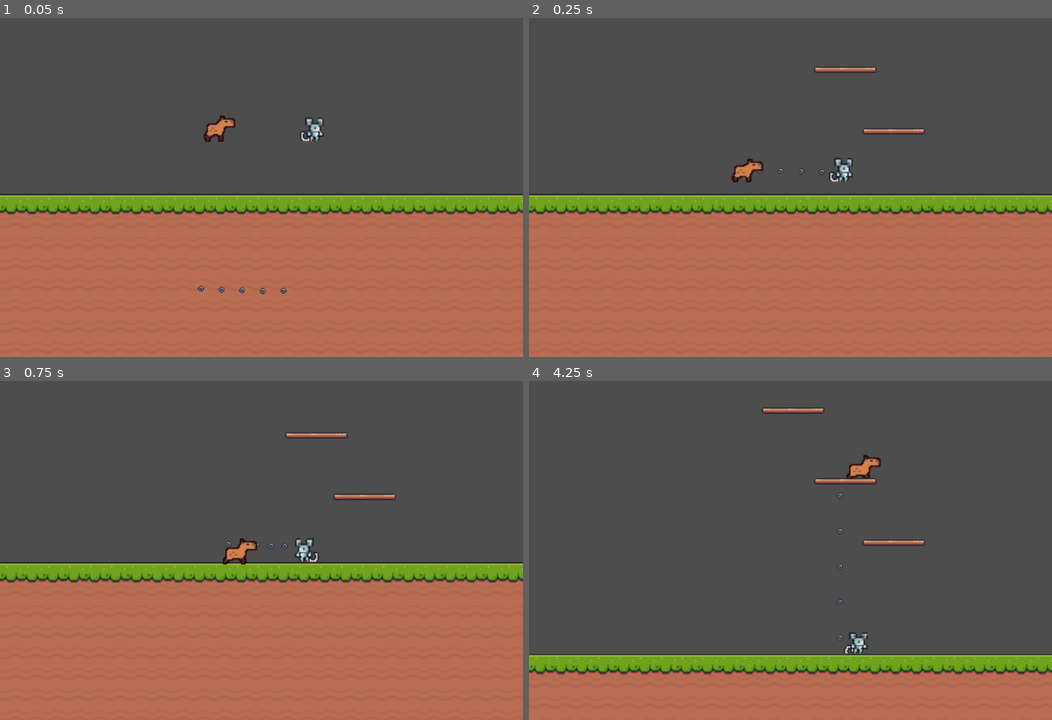
Above: before the commit, frames 1-4 (two rows, left to right).
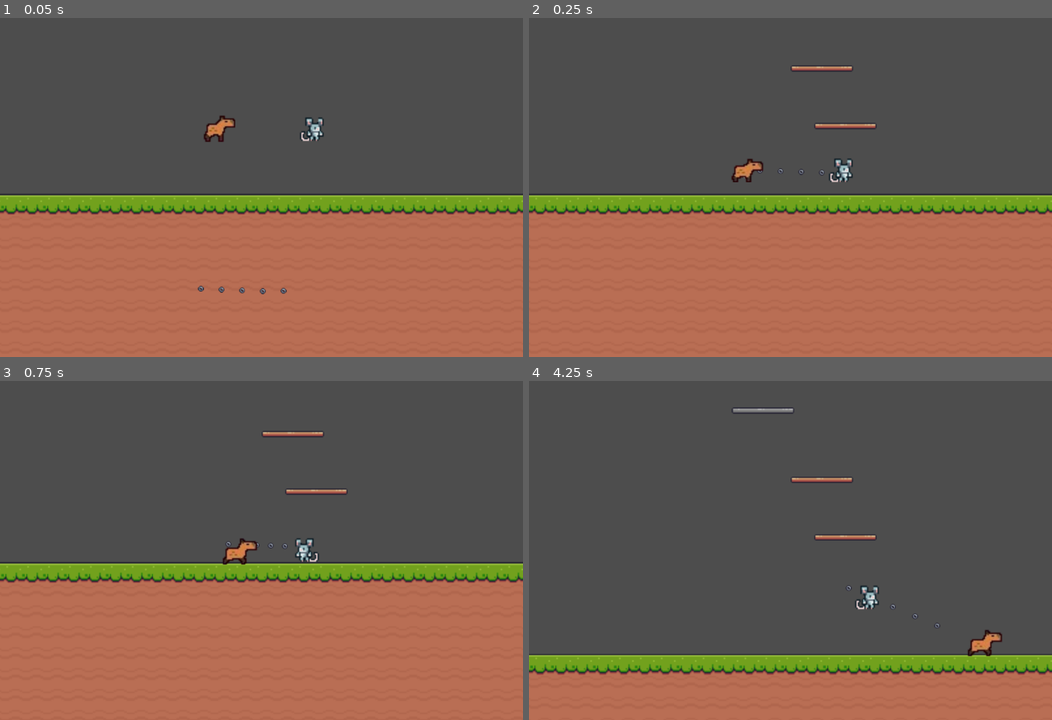
Above: after the commit, the same moments.

Repository: MarinVLT/jump-together
Game: Godot game, scene res://scenes/main.tscn
Same seed, same stepped clock (60 frames per second), same inputs: the game is played once before the commit and once after it. The project has no main scene, so this scene is started directly.
Inputs:
- Up to frame 1 (0.05 s): no input
- Up to frame 2 (0.25 s): no input
- Up to frame 3 (0.75 s): tap Enter at 0.5 s; hold Right (ui_right) from 0.53 s (still down); tap A (a) at 0.6 s
- Up to frame 4 (4.25 s): tap Up (ui_up) at 0.77, 1.52, 3.02, 3.77 s; tap D (d) at 0.8, 1.35, 3.05, 3.6 s; tap W (w) at 1.55, 2.1, 3.8 s; release Right (ui_right) at 2.03 s; hold Left (ui_left) 2.03-2.78 s; tap A (a) at 2.3, 2.85 s; hold Right (ui_right) from 2.78 s (still down)

Frame 1 is identical in both runs. In frame 2, 0.8% of the frame differs, in the area x 47-76%, y 13-49%; in frame 3, 0.7%; in frame 4, 2.0%, in the area x 38-91%, y 7-82%.

Commit message:
plataformas quebraveis

Diff:
--- /dev/null
+++ b/actors/BreakablePlatform.tscn
@@ -0,0 +1,78 @@
+[gd_scene load_steps=11 format=3 uid="uid://b24635s87npv2"]
+
+[ext_resource type="Texture2D" uid="uid://dud73t6bfl17" path="res://assets/break_plataform/sprite_brakplataform0.png" id="1_5021m"]
+[ext_resource type="Script" path="res://scripts/BreakablePlatform.gd" id="1_ff145"]
+
+[sub_resource type="AtlasTexture" id="AtlasTexture_h273u"]
+atlas = ExtResource("1_5021m")
+region = Rect2(32, 81, 48, 5)
+
+[sub_resource type="AtlasTexture" id="AtlasTexture_ncypm"]
+atlas = ExtResource("1_5021m")
+region = Rect2(95, 81, 48, 5)
+
+[sub_resource type="AtlasTexture" id="AtlasTexture_vqnwu"]
+atlas = ExtResource("1_5021m")
+region = Rect2(157, 81, 48, 5)
+
+[sub_resource type="AtlasTexture" id="AtlasTexture_0upw8"]
+atlas = ExtResource("1_5021m")
+region = Rect2(216, 81, 48, 5)
+
+[sub_resource type="AtlasTexture" id="AtlasTexture_5tn0y"]
+atlas = ExtResource("1_5021m")
+region = Rect2(32, 81, 48, 5)
+
+[sub_resource type="SpriteFrames" id="SpriteFrames_7ja7e"]
+animations = [{
+"frames": [{
+"duration": 1.0,
+"texture": SubResource("AtlasTexture_h273u")
+}, {
+"duration": 1.0,
+"texture": SubResource("AtlasTexture_ncypm")
+}, {
+"duration": 1.0,
+"texture": SubResource("AtlasTexture_vqnwu")
+}, {
+"duration": 1.0,
+"texture": SubResource("AtlasTexture_0upw8")
+}],
+"loop": true,
+"name": &"break",
+"speed": 1.5
+}, {
+"frames": [{
+"duration": 1.0,
+"texture": SubResource("AtlasTexture_5tn0y")
+}],
+"loop": true,
+"name": &"default",
+"speed": 5.0
+}]
+
+[sub_resource type="RectangleShape2D" id="RectangleShape2D_ij3mi"]
+size = Vector2(46, 4)
+
+[sub_resource type="RectangleShape2D" id="RectangleShape2D_fxbhu"]
+size = Vector2(46, 10)
+
+[node name="BreakablePlatform" type="StaticBody2D"]
+script = ExtResource("1_ff145")
+
+[node name="AnimatedSprite2D" type="AnimatedSprite2D" parent="."]
+sprite_frames = SubResource("SpriteFrames_7ja7e")
+animation = &"break"
+frame_progress = 0.173902
+
+[node name="CollisionShape2D" type="CollisionShape2D" parent="."]
+shape = SubResource("RectangleShape2D_ij3mi")
+
+[node name="Area2D" type="Area2D" parent="."]
+
+[node name="CollisionShape2D" type="CollisionShape2D" parent="Area2D"]
+position = Vector2(0, -3)
+shape = SubResource("RectangleShape2D_fxbhu")
+debug_color = Color(0.884847, 0.000309962, 0.809423, 0.42)
+
+[connection signal="body_entered" from="Area2D" to="." method="_on_area_2d_body_entered"]
--- a/scenes/main.tscn
+++ b/scenes/main.tscn
@@ -946,10 +946,10 @@
 y_sort_enabled = true
 position = Vector2(387, 1)
 
-[node name="Player1" parent="YSort" instance=ExtResource("2_j6gnq")]
+[node name="Player1" parent="YSort" groups=["players"] instance=ExtResource("2_j6gnq")]
 position = Vector2(339, 153)
 
-[node name="Player2" parent="YSort" instance=ExtResource("3_mwyte")]
+[node name="Player2" parent="YSort" groups=["players"] instance=ExtResource("3_mwyte")]
 position = Vector2(418, 155)
 
 [node name="PinJoint2D" type="PinJoint2D" parent="YSort"]
--- /dev/null
+++ b/scripts/BreakablePlatform.gd
@@ -0,0 +1,25 @@
+extends StaticBody2D
+
+# Variáveis para a plataforma quebrável
+@export var breakable = true
+@export var break_animation_duration = 2
+@onready var sprite := $AnimatedSprite2D # Ou AnimatedSprite, conforme o caso
+@onready var area2d := $Area2D
+
+func _ready():
+	area2d.body_entered.connect(_on_area_2d_body_entered)
+
+func _on_area_2d_body_entered(body):
+	if breakable and body.is_in_group("players"):
+		print("player entrou")  # Verifica se o corpo que colidiu é o jogador
+		break_platform()
+
+func break_platform() -> void:
+	print("quebrando plataforma")
+	# Executa animação ou efeito de quebra
+	if sprite:
+		sprite.play("break")  # Supondo que você tenha uma animação chamada "break"
+
+	# Remove a plataforma após o efeito de quebra
+	await get_tree().create_timer(break_animation_duration).timeout
+	queue_free()  # Remove a plataforma da cena
--- a/scripts/RepeticaoParedes.gd
+++ b/scripts/RepeticaoParedes.gd
@@ -32,7 +32,8 @@
 			# Atualiza a posição do TileMap
 			position.y = -offset_y
 	else:
-		print("YSort node is null during _process")
+		pass
+		#print("YSort node is null during _process")
 
 func wait_until_ysort_ready() -> void:
 	while not ysort or ysort.position == Vector2.ZERO:
--- a/scripts/main.gd
+++ b/scripts/main.gd
@@ -1,6 +1,10 @@
 extends Control
 
 const PLATFORM_PATH = "res://actors/Plataform.tscn"
+const BREAKABLE_PLATFORM_PATH = "res://actors/BreakablePlatform.tscn"
+const PLATFORM_CHANCE = 0.2  # 20% de chance de gerar uma plataforma quebrável
+
+
 const SCREEN_WIDTH = 648
 const SCREEN_HEIGHT = 1000
 var scroll_speed = 10.0
@@ -56,12 +60,18 @@
 				moving = true
 
 func _on_timer_timeout():
-	print("Timer timeout occurred.")
+	#print("Timer timeout occurred.")
 	_generate_platform()
 
 func _generate_platform():
-	if PLATFORM_PATH and ResourceLoader.exists(PLATFORM_PATH):
-		var platform = load(PLATFORM_PATH).instantiate()
+	var platform_scene_path = PLATFORM_PATH
+
+	# Define aleatoriamente se a plataforma será quebrável com base na chance
+	if randf() < PLATFORM_CHANCE:
+		platform_scene_path = BREAKABLE_PLATFORM_PATH
+
+	if ResourceLoader.exists(platform_scene_path):
+		var platform = load(platform_scene_path).instantiate()
 		if platform:
 			# Gera uma posição x dentro do intervalo desejado
 			var x_position = randi_range(250, 500)
Binary file added: assets/break_plataform/sprite_brakplataform0.png
Not shown, added: assets/break_plataform/sprite_brakplataform0.png.import
